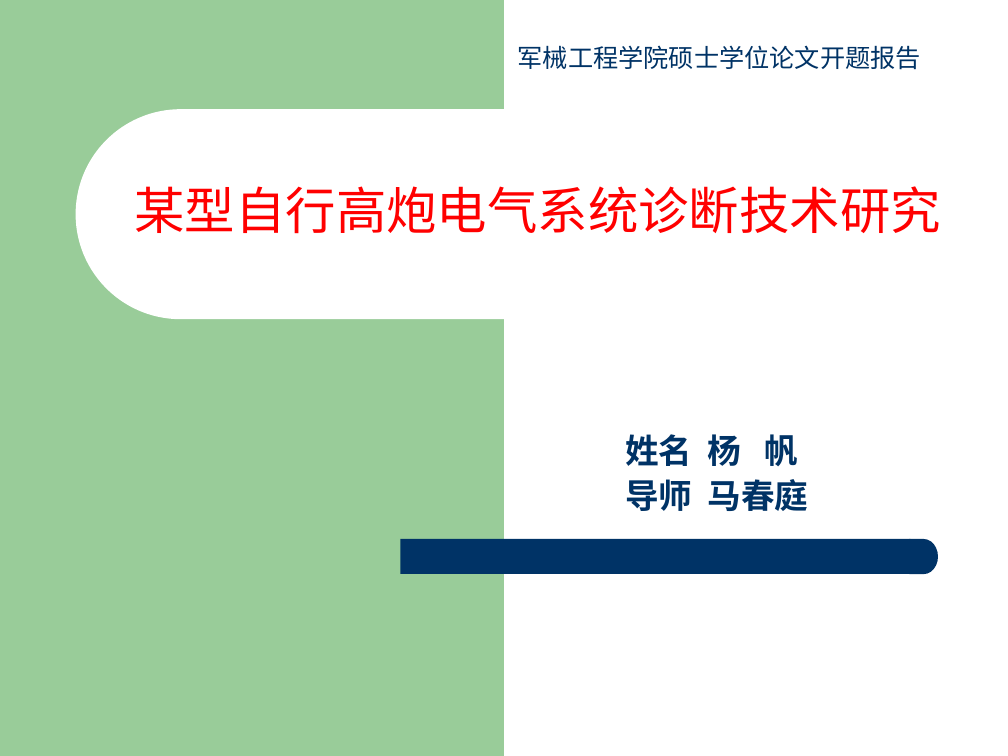
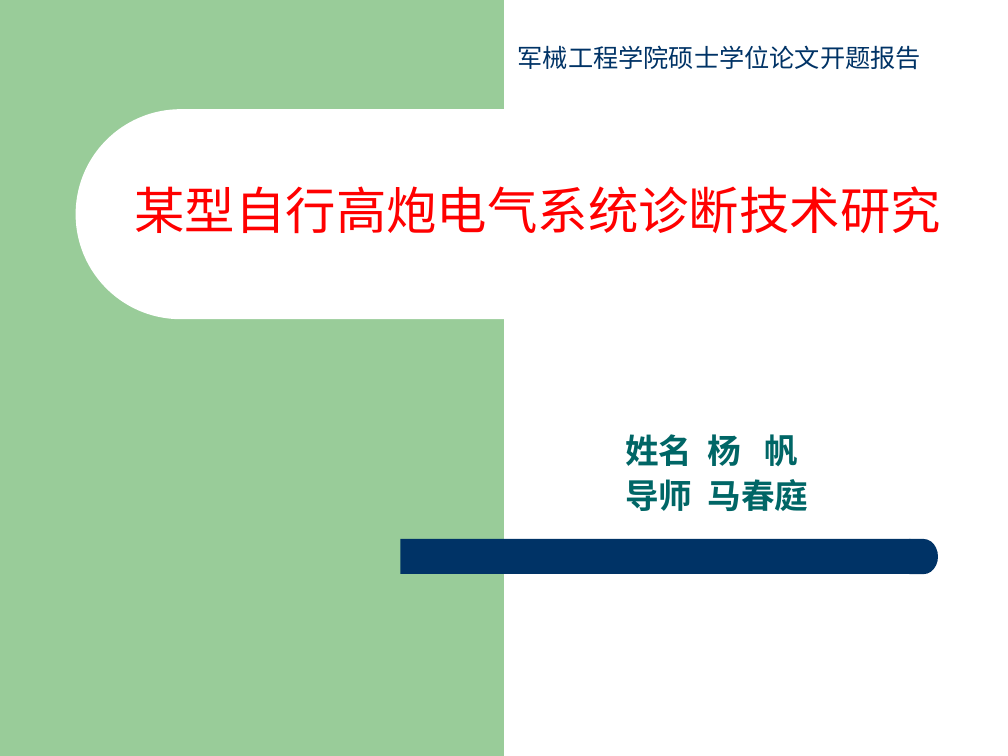
Before and after one commit to yangfan16860/Paper, a slide deck: slide 1 of 开题报告杨帆.ppt. Drawn at 1008x756 pixels with LibreOffice and Linux fonts; fonts in the diff are those of the drawing. Boxes give left, top, right and bottom in pixels: in the first picture for what was removed or moved away, otherwise in the second. Text is boxed around its words. In the diff, an @@ line names an element or a change of style, - is before the commit and + after.

```diff
--- a/开题报告杨帆.ppt
+++ b/开题报告杨帆.ppt
@@ subtitle "姓名 杨 帆" at (625, 434, 809, 511): text colour #003366 to #006666 @@
```
Also in this commit, not shown: 1 other slide changed.
